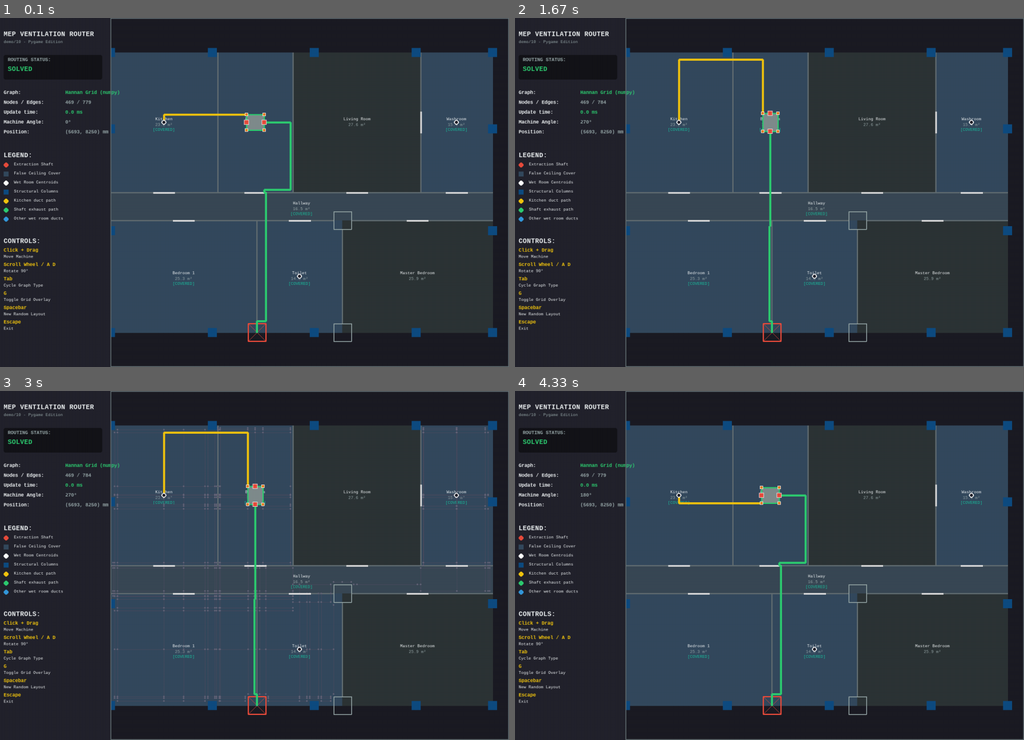
Above: before the commit, frames 1-4 (two rows, left to right).
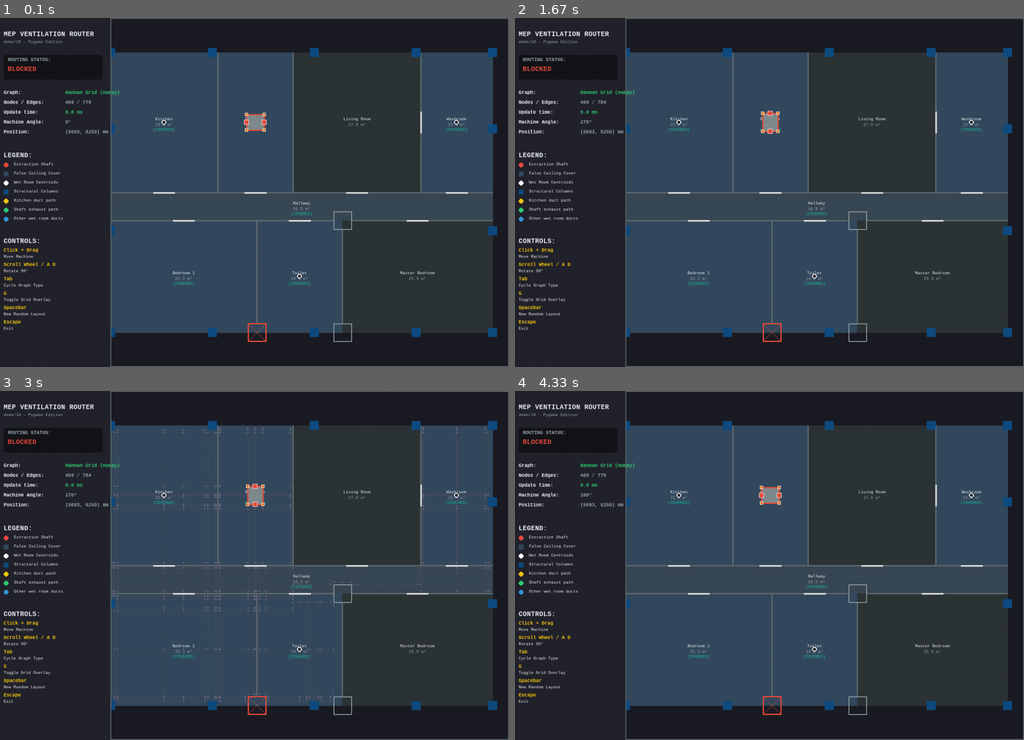
Above: after the commit, the same moments.

Repository: alxgom/MEP
Game: pygame game, started from demos/10/main.py
Two runs of this game, one before a commit and one after it. Both use one fixed random seed, a clock stepped at 60 frames per second and the inputs below.
Inputs (mouse positions are in pixels of both pictures, inside the frame that each line leads up to):
- Up to frame 1 (0.1 s): no input
- Up to frame 2 (1.67 s): hold Right 0.33-0.8 s; move the mouse to (749, 206) at 0.37 s; hold Right 0.83-1.3 s; move the mouse to (932, 182) at 0.87 s; hold Left from 1.33 s (still down); move the mouse to (642, 195) at 1.37 s
- Up to frame 3 (3 s): release Left at 1.87 s; hold Left 1.9-2.3 s; move the mouse to (91, 513) at 1.93 s; tap G at 2.05 s; hold Right 2.33-2.97 s; move the mouse to (325, 443) at 2.37 s
- Up to frame 4 (4.33 s): hold Left 3-3.47 s; move the mouse to (825, 596) at 3.03 s; hold Right 3.5-3.97 s; move the mouse to (779, 446) at 3.53 s; tap G at 3.65 s; hold Right from 4 s (still down); move the mouse to (581, 555) at 4.03 s

The runs differ from the first frame. In frame 1, 0.6% of the frame differs, in the area x 1-58%, y 13-91%; in frame 2, 0.7%, in the area x 1-52%, y 11-91%; in frame 3, 0.7%; in frame 4, 0.6%.

Commit message:
Implement virtual Super Sinks for Shaft and Wet Rooms to select ports dynamically based on path routability

Diff:
--- a/demos/10/main.py
+++ b/demos/10/main.py
@@ -840,6 +840,76 @@
     print(f"Grid update: {ms:.1f} ms  "
           f"(blocked nodes={len(blocked_nodes)}, edges={len(blocked_edges)})")
 
+def block_path_and_node(path, chosen_pin_node_idx, accumulated_weights, env):
+    # Block all incident edges to the chosen pin node
+    if chosen_pin_node_idx in env.adj:
+        for nbr, dist, direction in env.adj[chosen_pin_node_idx]:
+            edge = (min(chosen_pin_node_idx, nbr), max(chosen_pin_node_idx, nbr))
+            accumulated_weights[edge] = 1e9
+    # Block all edges along the path
+    for i in range(len(path) - 1):
+        u, v = path[i], path[i+1]
+        edge = (min(u, v), max(u, v))
+        accumulated_weights[edge] = 1e9
+
+def run_super_sink_astar(env, start_node_idx, target_pin_names, pin_node_map, global_pins, machine_angle, C_bend, edge_weights=None):
+    DIR_REV = {'E': 'W', 'N': 'S', 'W': 'E', 'S': 'N'}
+
+    # 1. Allowed outward direction based on machine_angle
+    left_dir = 'W'
+    right_dir = 'E'
+    if machine_angle == 90:
+        left_dir = 'S'
+        right_dir = 'N'
+    elif machine_angle == 180:
+        left_dir = 'E'
+        right_dir = 'W'
+    elif machine_angle == 270:
+        left_dir = 'N'
+        right_dir = 'S'
+
+    # 2. Append the virtual Super Sink node at machine center
+    super_sink_idx = len(env.nodes)
+    search_nodes = np.vstack([env.nodes, [machine_cx, machine_cy]])
+
+    # 3. Shallow copy of adjacency dict
+    search_adj = {k: list(v) for k, v in env.adj.items()}
+    search_adj[super_sink_idx] = []
+
+    # 4. Connect pin nodes to super sink
+    pin_name_by_idx = {}
+    for pin_name in target_pin_names:
+        if pin_name not in pin_node_map:
+            continue
+        pin_idx = pin_node_map[pin_name]
+        pin_name_by_idx[pin_idx] = pin_name
+
+        is_left = pin_name in ('left_mid', 'tl', 'bl')
+        allowed_out = left_dir if is_left else right_dir
+        inward_dir = DIR_REV[allowed_out]
+
+        # Edge pin -> sink (weight 0, inward direction)
+        search_adj[pin_idx].append((super_sink_idx, 0.0, inward_dir))
+        # Edge sink -> pin (weight 0, outward direction)
+        search_adj[super_sink_idx].append((pin_idx, 0.0, allowed_out))
+
+    search_env = EnvView(search_nodes, search_adj)
+
+    try:
+        path, path_len = state_expanded_astar(search_env, start_node_idx, super_sink_idx, C_bend=C_bend, edge_weights=edge_weights)
+    except Exception as e:
+        print(f"Super Sink A* error: {e}")
+        return None, 0.0, None
+
+    if path is None or len(path) < 2:
+        return None, 0.0, None
+
+    chosen_pin_idx = path[-2]
+    chosen_pin_name = pin_name_by_idx.get(chosen_pin_idx, target_pin_names[0])
+    path_without_sink = path[:-1]
+
+    return path_without_sink, path_len, chosen_pin_name
+
 def solve_ventilation_routing():
     t_start = time.perf_counter()
     global_pins = get_machine_pins(machine_cx, machine_cy, machine_angle)
@@ -879,75 +949,57 @@
     _, shaft_node_idx = grid_kd.query(shaft_center)
     shaft_node_idx = int(shaft_node_idx)
 
-    # Choose exhaust pin (the one of left_mid/right_mid closest to shaft)
-    pin_left = global_pins["left_mid"]
-    pin_right = global_pins["right_mid"]
-    dist_l = math.hypot(pin_left[0] - shaft_center[0], pin_left[1] - shaft_center[1])
-    dist_r = math.hypot(pin_right[0] - shaft_center[0], pin_right[1] - shaft_center[1])
-    exhaust_pin_name = "left_mid" if dist_l < dist_r else "right_mid"
-    exhaust_node_idx = pin_node_map[exhaust_pin_name]
-
-    # Run state-expanded A* for Shaft
-    try:
-        shaft_path, shaft_len = state_expanded_astar(current_env, exhaust_node_idx, shaft_node_idx, C_bend=C_BEND)
-    except Exception as e:
-        print(f"Shaft routing search error: {e}")
-        shaft_path = None
+    # 1. Route Shaft via Super Sink (targets both large pins left_mid / right_mid)
+    shaft_path, _, chosen_exhaust_pin = run_super_sink_astar(
+        current_env,
+        shaft_node_idx,
+        ["left_mid", "right_mid"],
+        pin_node_map,
+        global_pins,
+        machine_angle,
+        C_BEND
+    )
 
     if shaft_path is None:
         elapsed_ms = (time.perf_counter() - t_start) * 1000.0
         return None, "Routing Blocked: No path to shaft", elapsed_ms, 0
 
-    # Route Kitchen too
+    # Setup sequential path blocking
+    accumulated_weights = {}
+    exhaust_node_idx = pin_node_map[chosen_exhaust_pin]
+    block_path_and_node(shaft_path, exhaust_node_idx, accumulated_weights, current_env)
+
+    # 2. Route Kitchen to the remaining large pin
+    kitchen_pin_name = "right_mid" if chosen_exhaust_pin == "left_mid" else "left_mid"
     kitchen_pt = terminals.get("Kitchen")
     kitchen_path = None
+
     if kitchen_pt:
         _, kitchen_node_idx = grid_kd.query(kitchen_pt)
         kitchen_node_idx = int(kitchen_node_idx)
 
-        # ── Block the exhaust node & shaft route path to prevent overlapping ──
-        kitchen_weights = {}
-        for nbr, dist, direction in current_env.adj.get(exhaust_node_idx, []):
-            edge = (min(exhaust_node_idx, nbr), max(exhaust_node_idx, nbr))
-            kitchen_weights[edge] = 1e9
-
-        if shaft_path:
-            for i in range(len(shaft_path) - 1):
-                u, v = shaft_path[i], shaft_path[i+1]
-                edge = (min(u, v), max(u, v))
-                kitchen_weights[edge] = 1e9
-
-        # Try small pins in order of proximity to Kitchen terminal
-        small_pins = ["tl", "tr", "bl", "br"]
-        sorted_pins = sorted(
-            small_pins,
-            key=lambda name: math.hypot(global_pins[name][0] - kitchen_pt[0], global_pins[name][1] - kitchen_pt[1])
+        kitchen_path, _, _ = run_super_sink_astar(
+            current_env,
+            kitchen_node_idx,
+            [kitchen_pin_name],
+            pin_node_map,
+            global_pins,
+            machine_angle,
+            C_BEND,
+            edge_weights=accumulated_weights
         )
 
-        for pin_name in sorted_pins:
-            pin_node_idx = pin_node_map[pin_name]
-            try:
-                path, length = state_expanded_astar(
-                    current_env,
-                    pin_node_idx,
-                    kitchen_node_idx,
-                    C_bend=C_BEND,
-                    edge_weights=kitchen_weights
-                )
-                if path is not None:
-                    kitchen_path = path
-                    break
-            except Exception as e:
-                print(f"Kitchen routing search error on pin {pin_name}: {e}")
-
-    if kitchen_pt and kitchen_path is None:
-        elapsed_ms = (time.perf_counter() - t_start) * 1000.0
-        return None, "Routing Blocked: No path to Kitchen", elapsed_ms, len(shaft_path)
-
-    # Build segments
+        if kitchen_path is None:
+            elapsed_ms = (time.perf_counter() - t_start) * 1000.0
+            return None, "Routing Blocked: No path to Kitchen", elapsed_ms, len(shaft_path)
+
+        kitchen_pin_node_idx = pin_node_map[kitchen_pin_name]
+        block_path_and_node(kitchen_path, kitchen_pin_node_idx, accumulated_weights, current_env)
+
+    # 3. Route other wet rooms to the small ports via Super Sink
     routes = []
 
-    # 1. Shaft segments
+    # Render Shaft duct segments
     shaft_segs = []
     for i in range(len(shaft_path) - 1):
         p1 = current_env.nodes[shaft_path[i]]
@@ -955,7 +1007,7 @@
         shaft_segs.append(((float(p1[0]), float(p1[1])), (float(p2[0]), float(p2[1]))))
     routes.append(("Shaft", shaft_segs))
 
-    # 2. Kitchen segments
+    # Render Kitchen duct segments
     total_nodes = len(shaft_path)
     if kitchen_path:
         kitchen_segs = []
@@ -966,8 +1018,53 @@
         routes.append(("Kitchen", kitchen_segs))
         total_nodes += len(kitchen_path)
 
+    # Solve all other rooms in sequence
+    other_rooms = sorted(
+        [name for name in terminals.keys() if name != "Kitchen" and any(w in name for w in ["Bathroom", "Toilet", "Washroom"])],
+        key=lambda name: math.hypot(terminals[name][0] - machine_cx, terminals[name][1] - machine_cy)
+    )
+
+    available_small_pins = ["tl", "tr", "bl", "br"]
+    for room_name in other_rooms:
+        if not available_small_pins:
+            elapsed_ms = (time.perf_counter() - t_start) * 1000.0
+            return None, f"Routing Blocked: No available port for {room_name}", elapsed_ms, total_nodes
+
+        room_pt = terminals[room_name]
+        _, room_node_idx = grid_kd.query(room_pt)
+        room_node_idx = int(room_node_idx)
+
+        room_path, _, chosen_small_pin = run_super_sink_astar(
+            current_env,
+            room_node_idx,
+            available_small_pins,
+            pin_node_map,
+            global_pins,
+            machine_angle,
+            C_BEND,
+            edge_weights=accumulated_weights
+        )
+
+        if room_path is None:
+            elapsed_ms = (time.perf_counter() - t_start) * 1000.0
+            return None, f"Routing Blocked: No path to {room_name}", elapsed_ms, total_nodes
+
+        # Build segments for this room
+        room_segs = []
+        for i in range(len(room_path) - 1):
+            p1 = current_env.nodes[room_path[i]]
+            p2 = current_env.nodes[room_path[i+1]]
+            room_segs.append(((float(p1[0]), float(p1[1])), (float(p2[0]), float(p2[1]))))
+        routes.append((room_name, room_segs))
+        total_nodes += len(room_path)
+
+        # Block the chosen port and the path
+        chosen_pin_node_idx = pin_node_map[chosen_small_pin]
+        block_path_and_node(room_path, chosen_pin_node_idx, accumulated_weights, current_env)
+        available_small_pins.remove(chosen_small_pin)
+
     elapsed_ms = (time.perf_counter() - t_start) * 1000.0
-    status_text = "Success: Routed to Shaft & Kitchen" if kitchen_path else "Success: Routed to Shaft"
+    status_text = "Success: Routed all wet rooms"
     return routes, status_text, elapsed_ms, total_nodes
 
 def main():
